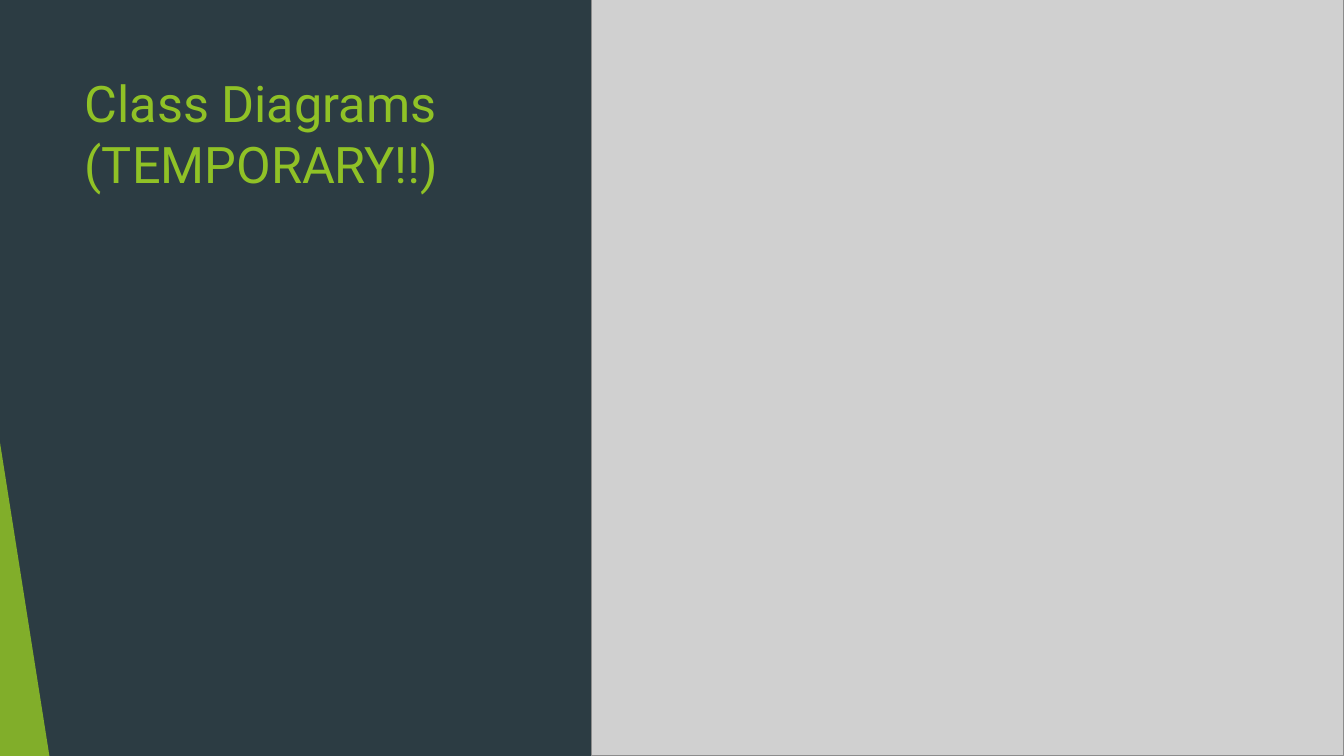
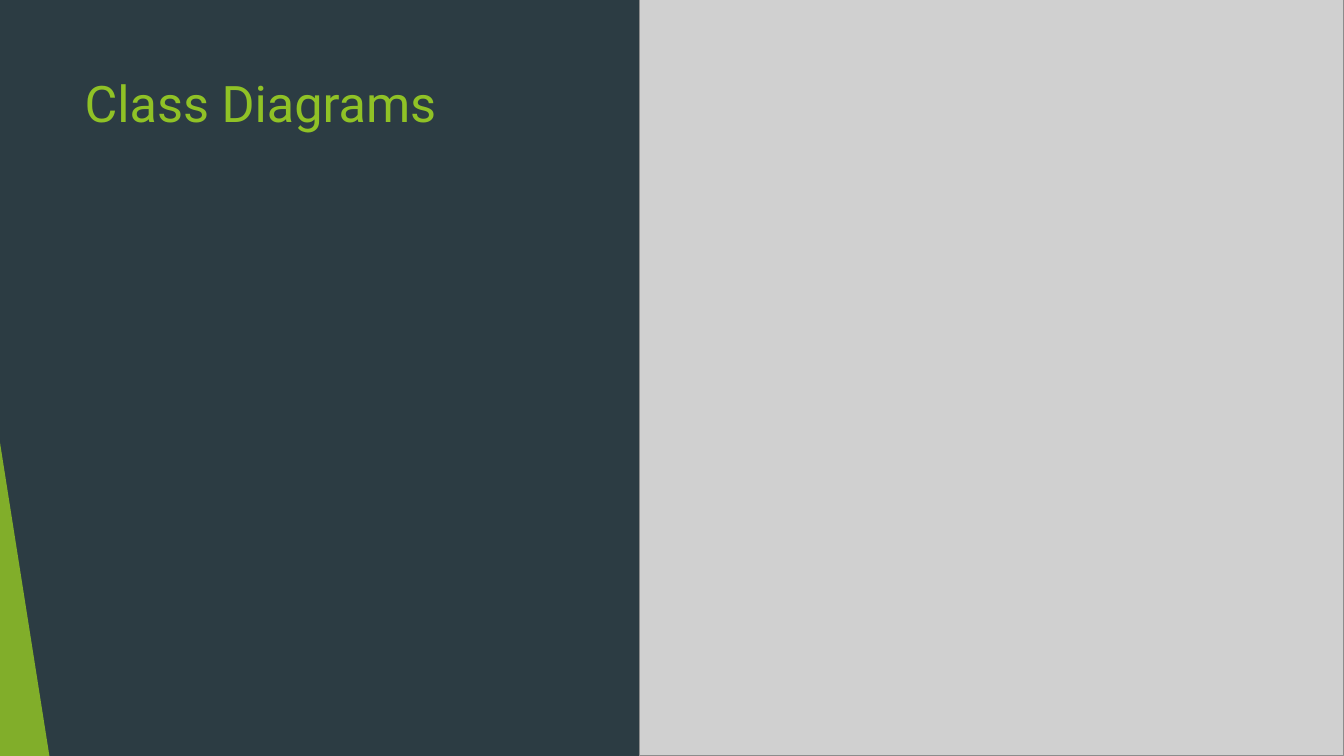
Before and after one commit to WaterbendingToph/cs414-f20-public_class_TeamD, a slide deck: slide 5 of 8- Presentation/P1 Presentation.pptx. Drawn at 1344x756 pixels with LibreOffice and Linux fonts; fonts in the diff are those of the drawing; grey boxes stand for pictures. Boxes give left, top, right and bottom in pixels: in the first picture for what was removed or moved away, otherwise in the second. Text is boxed around its words. In the diff, an @@ line names an element or a change of style, - is before the commit and + after.

Commit message:
update class diagram in powerpoint

```diff
--- a/8- Presentation/P1 Presentation.pptx
+++ b/8- Presentation/P1 Presentation.pptx
@@ picture: place and size @@
-picture at <box>592,0,1344,756</box>
+picture at <box>639,0,1344,756</box>
@@ title at <box>85,84,437,133</box>: text changed @@
-Class Diagrams
-(TEMPORARY!!)
+Class Diagrams
```
